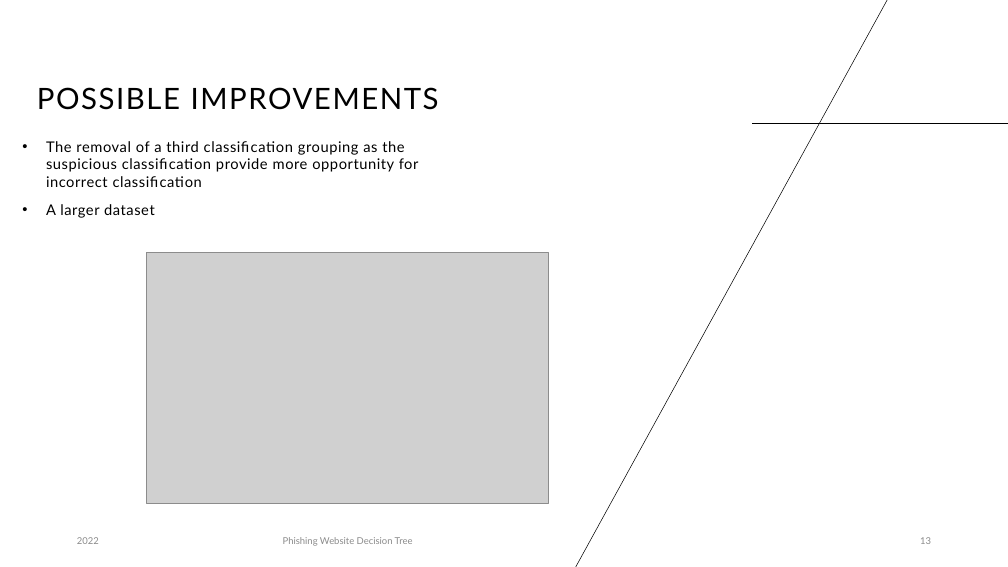
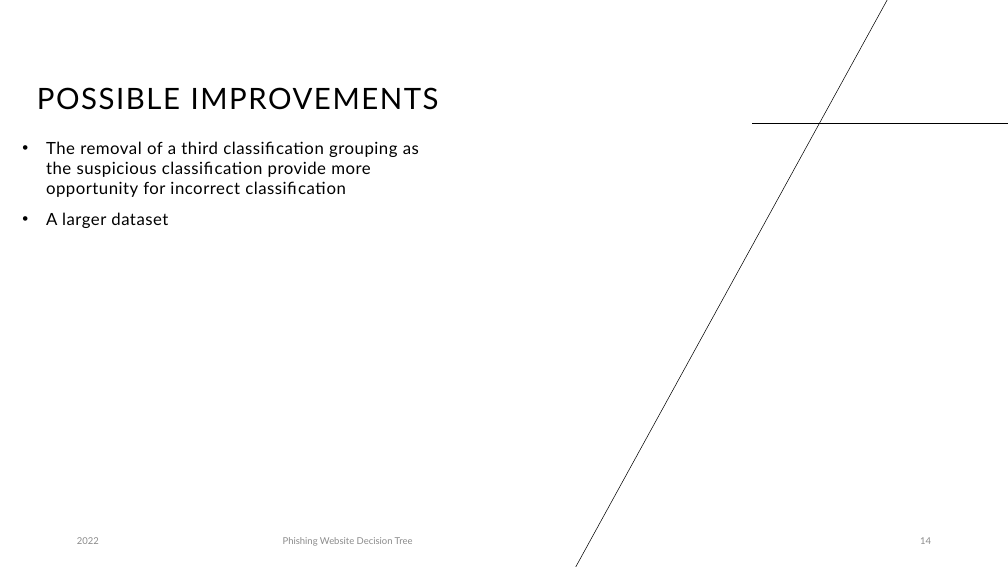
Before and after one commit to JakenW/CS422-Data-Mining, a slide deck: slide 14 of Final Project/Final Project Presentation - Jaken Whipp.pptx (slide 13 before the commit). Drawn at 1008x567 pixels with LibreOffice and Linux fonts; fonts in the diff are those of the drawing; grey boxes stand for pictures. Boxes give left, top, right and bottom in pixels: in the first picture for what was removed or moved away, otherwise in the second. Text is boxed around its words. In the diff, an @@ line names an element or a change of style, - is before the commit and + after.

```diff
--- a/Final Project/Final Project Presentation - Jaken Whipp.pptx
+++ b/Final Project/Final Project Presentation - Jaken Whipp.pptx
@@ text "The removal of a third ..." at (x1=46, y1=141, x2=419, y2=228): size 14 to 16 pt @@
@@ picture removed at (x1=147, y1=252, x2=548, y2=504) @@
@@ page number at (x1=920, y1=537, x2=931, y2=544): text changed @@
-13
+14
```
Also in this commit, not shown: 7 other slides changed, 1 slide added.
